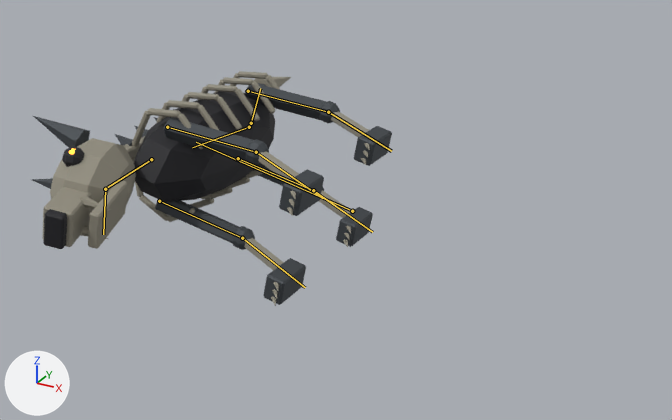
A saved change to the FBX model MobileGame/Assets/Art/DarkFantasy/Models/AshHound.fbx.
Both versions are drawn from a 50 mm camera at (1.78, -3.39, 1.68) aimed at (-0.06, -0.04, 0.01). Every picture has the same lights, and +X, +Y and +Z are marked at lower left. The picture after the commit comes second. Both versions are drawn at frame 38 of the action 'AshHoundSkeleton|Death'; the numbers are the values there. The bones that change, and the others that lie on the model, are drawn over the model as lines.

Objects in the first picture: 'AshHound'.
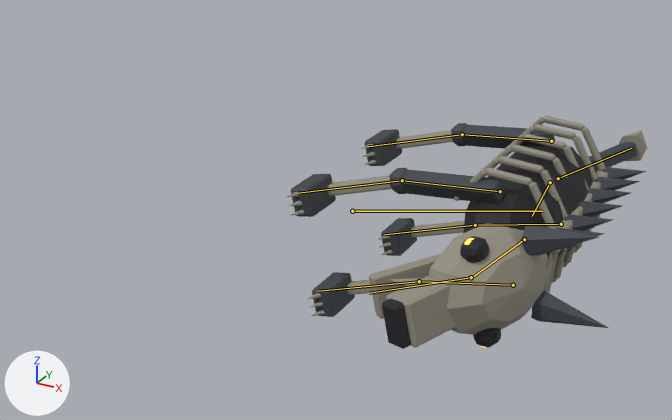
What the commit changed:
Bone 'root' (bone_root) turns from (0, 0, 78) to (0, 0, -78) degrees about its own x, y and z.
Bone 'head' (bone_head) turns from (20, 0, 0) to (25, 0, 0) degrees about its own x, y and z.
Bone 'jaw' (bone_jaw) turns from (0, 0, 0) to (18, 0, 0) degrees about its own x, y and z.

Where the change shows, as pixel boxes [x1, y1, x2, y2] in the pictures (672 x 420 px):
'AshHound', posed
    before: [32, 71, 392, 306]
    after: [287, 116, 647, 349]
bone 'root', root to tip
    before: (352, 211) to (196, 142)
    after: (352, 211) to (542, 211)
bone 'head', root to tip
    before: (151, 159) to (105, 189)
    after: (524, 239) to (472, 277)
bone 'jaw', root to tip
    before: (105, 189) to (103, 234)
    after: (471, 277) to (369, 293)
